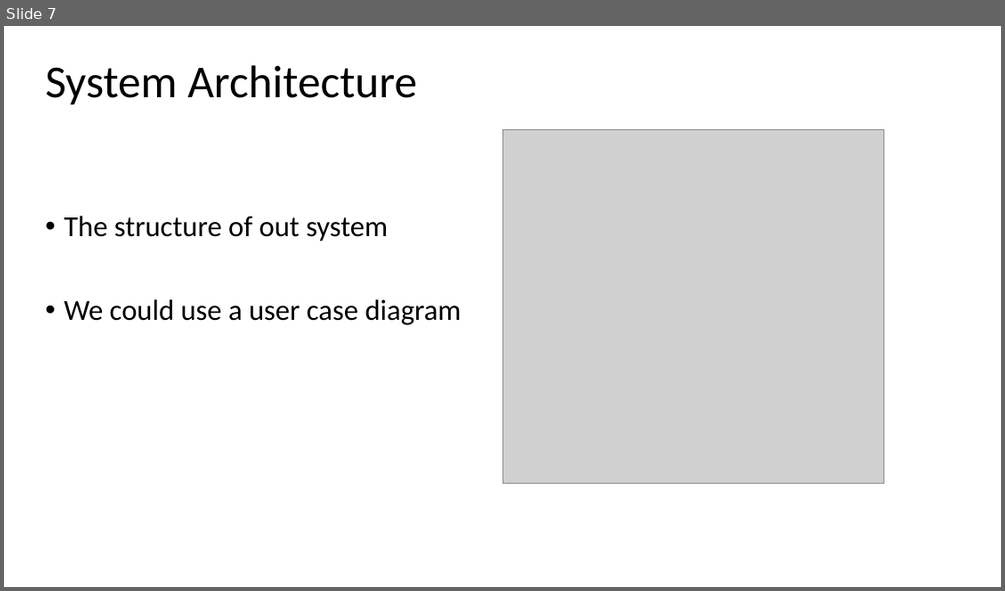
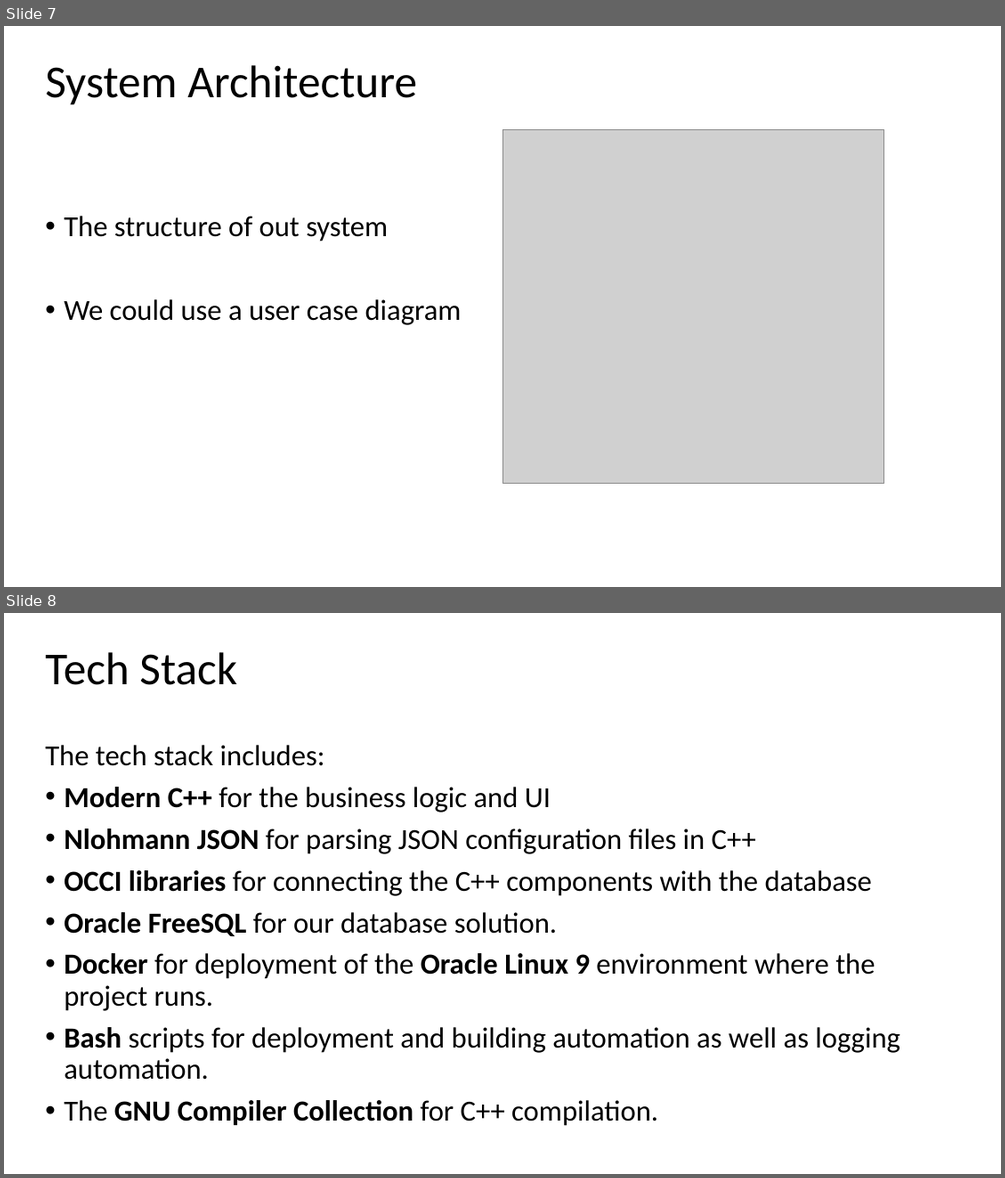
Before and after one commit to wallmenis/exercise, a slide deck: presentation/Presentation.pptx. Shown one above the other, each under a label of ours: slide 7 before the commit, slides 7 and 8 after it. The pictures are 1005x591 and 1005x1178 pixels, drawn with LibreOffice and Linux fonts; fonts in the diff are those of the drawing; grey boxes stand for pictures; background and template pictures are left out. Boxes give left, top, right and bottom in pixels: in the first picture for what was removed or moved away, otherwise in the second. Text is boxed around its words. In the diff, an @@ line names an element or a change of style, - is before the commit and + after.

```diff
--- a/presentation/Presentation.pptx
+++ b/presentation/Presentation.pptx
@@ slide 8 added at [4,613,1001,1174], background picture (left out) @@
@@ title added at [45,652,237,685], 44 pt, text #000000 @@
+Tech Stack
@@ subtitle added at [45,745,900,1126], 28 pt, text #000000 @@
+The tech stack includes:
+• Modern C++ for the business logic and UI
+• Nlohmann JSON for parsing JSON configuration files in C++
+• OCCI libraries for connecting the C++ components with the database
+• Oracle FreeSQL for our database solution.
+• Docker for deployment of the Oracle Linux 9 environment where the project runs.
+• Bash scripts for deployment and building automation as well as logging automation.
+• The GNU Compiler Collection for C++ compilation.
```
Also in this commit, not shown: 6 slides changed, 4 other slides added, 5 slides removed, 1 other file.
